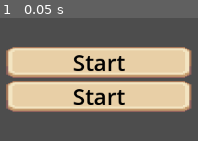
Above: before the commit, frame 1.
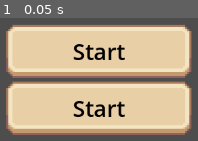
Above: after the commit, the same moment.

Repository: emilykrohn/HarvestHorizon
Game: Godot game, scene res://Scenes/MainMenu/main_menu.tscn
Same seed, same stepped clock (60 frames per second), same inputs: the game is played once before the commit and once after it.
Inputs:
- Up to frame 1 (0.05 s): no input

The runs differ from the first frame. In frame 1, 53% of the frame differs, in the area x 3-97%, y 5-96%.

Commit message:
Separate buttons from each other

Diff:
--- a/Scenes/MainMenu/button.tscn
+++ b/Scenes/MainMenu/button.tscn
@@ -3,6 +3,7 @@
 [ext_resource type="Theme" uid="uid://umu4apyw8r7o" path="res://Scenes/MainMenu/Themes/Button.tres" id="1_hqvhd"]
 
 [node name="Button" type="Button"]
+size_flags_vertical = 3
 theme = ExtResource("1_hqvhd")
 theme_override_colors/font_color = Color(0, 0, 0, 1)
 theme_override_colors/font_pressed_color = Color(0, 0, 0, 1)
--- a/Scenes/MainMenu/main_menu.tscn
+++ b/Scenes/MainMenu/main_menu.tscn
@@ -23,6 +23,7 @@
 offset_bottom = 79.5
 grow_horizontal = 2
 grow_vertical = 2
+theme_override_constants/separation = 5
 alignment = 1
 
 [node name="Button" parent="VBoxContainer" instance=ExtResource("1_a7sjt")]
